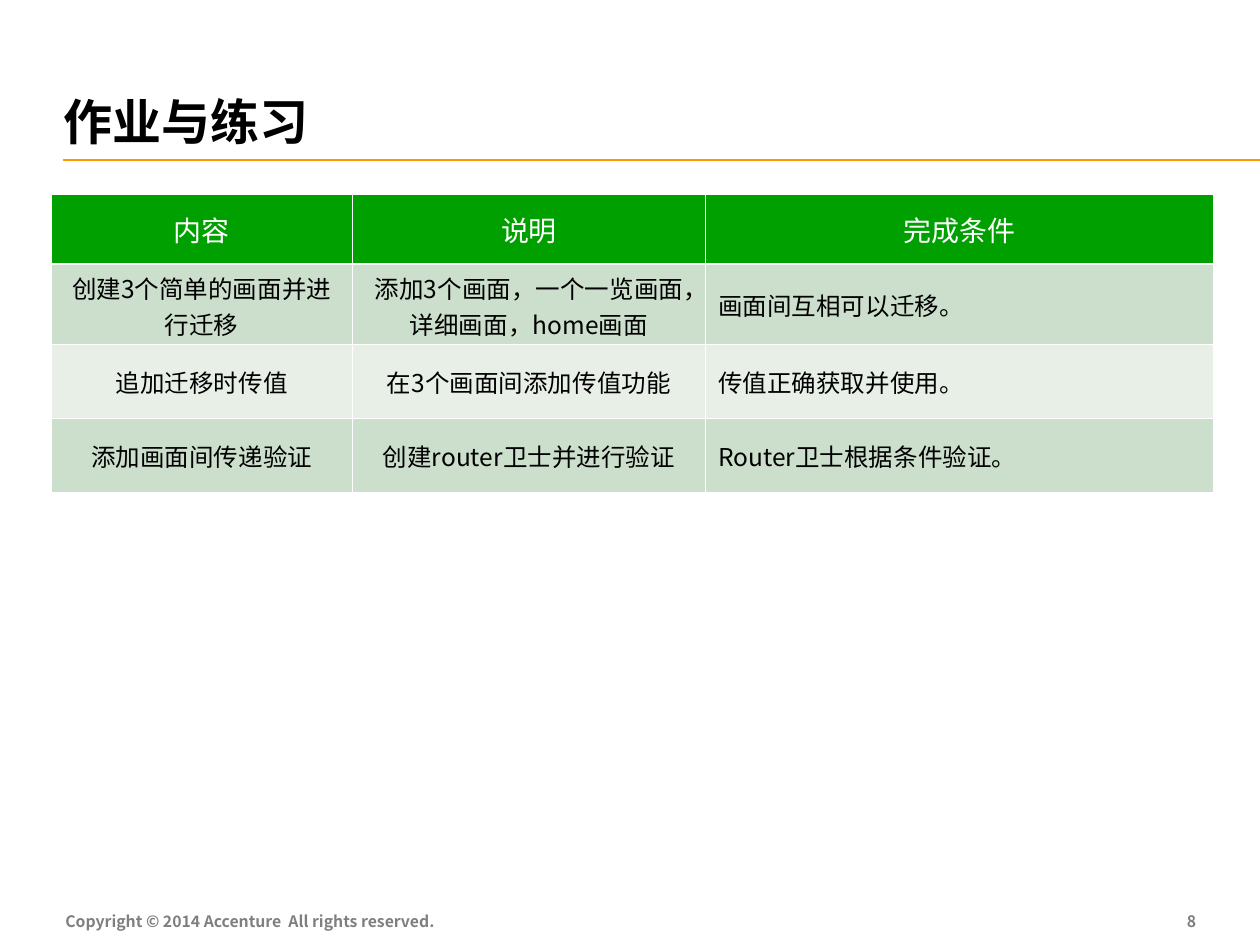
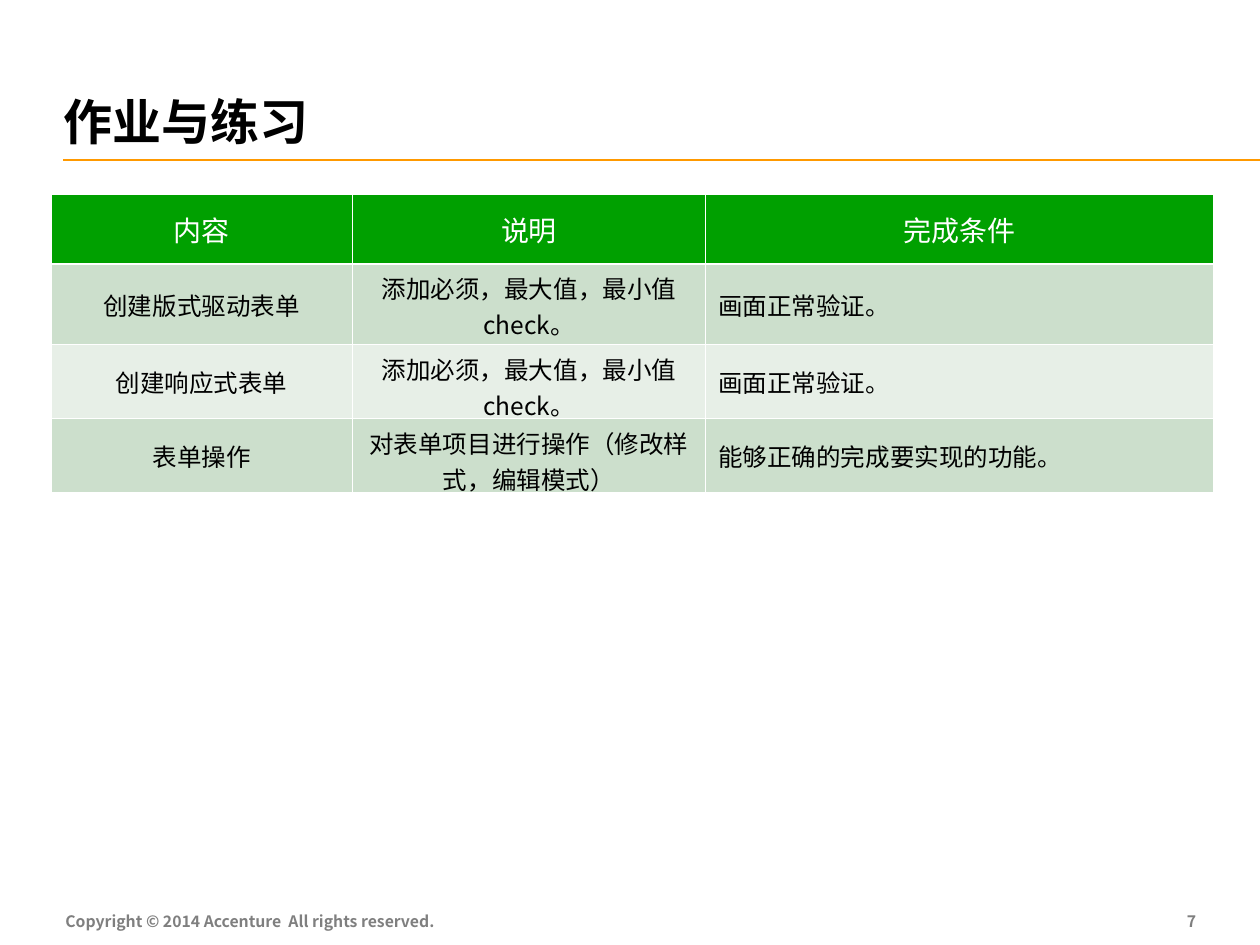
Before and after one commit to FS-Angular-Interest-Group/AngularTraining, a slide deck: slide 8 of PPT/09-Accenture-FS-Angular-Form.pptx (slide 9 before the commit). Drawn at 1260x945 pixels with LibreOffice and Linux fonts; fonts in the diff are those of the drawing. Boxes give left, top, right and bottom in pixels: in the first picture for what was removed or moved away, otherwise in the second. Text is boxed around its words. In the diff, an @@ line names an element or a change of style, - is before the commit and + after.

```diff
--- a/PPT/09-Accenture-FS-Angular-Form.pptx
+++ b/PPT/09-Accenture-FS-Angular-Form.pptx
@@ table at [50, 194, 1212, 499] @@
-row 2: 创建3个简单的画面并进行迁移 | 添加3个画面，一个一览画面，详细画面，home画面 | 画面间互相可以迁移。
+row 2: 创建版式驱动表单 | 添加必须，最大值，最小值check。 | 画面正常验证。
-row 3: 追加迁移时传值 | 在3个画面间添加传值功能 | 传值正确获取并使用。
+row 3: 创建响应式表单 | 添加必须，最大值，最小值check。 | 画面正常验证。
-row 4: 添加画面间传递验证 | 创建router卫士并进行验证 | Router卫士根据条件验证。
+row 4: 表单操作 | 对表单项目进行操作（修改样式，编辑模式） | 能够正确的完成要实现的功能。
@@ page number at [1187, 915, 1196, 927]: text changed @@
-8
+7
```
Also in this commit, not shown: 4 other slides changed, 1 slide added, 2 slides removed.
